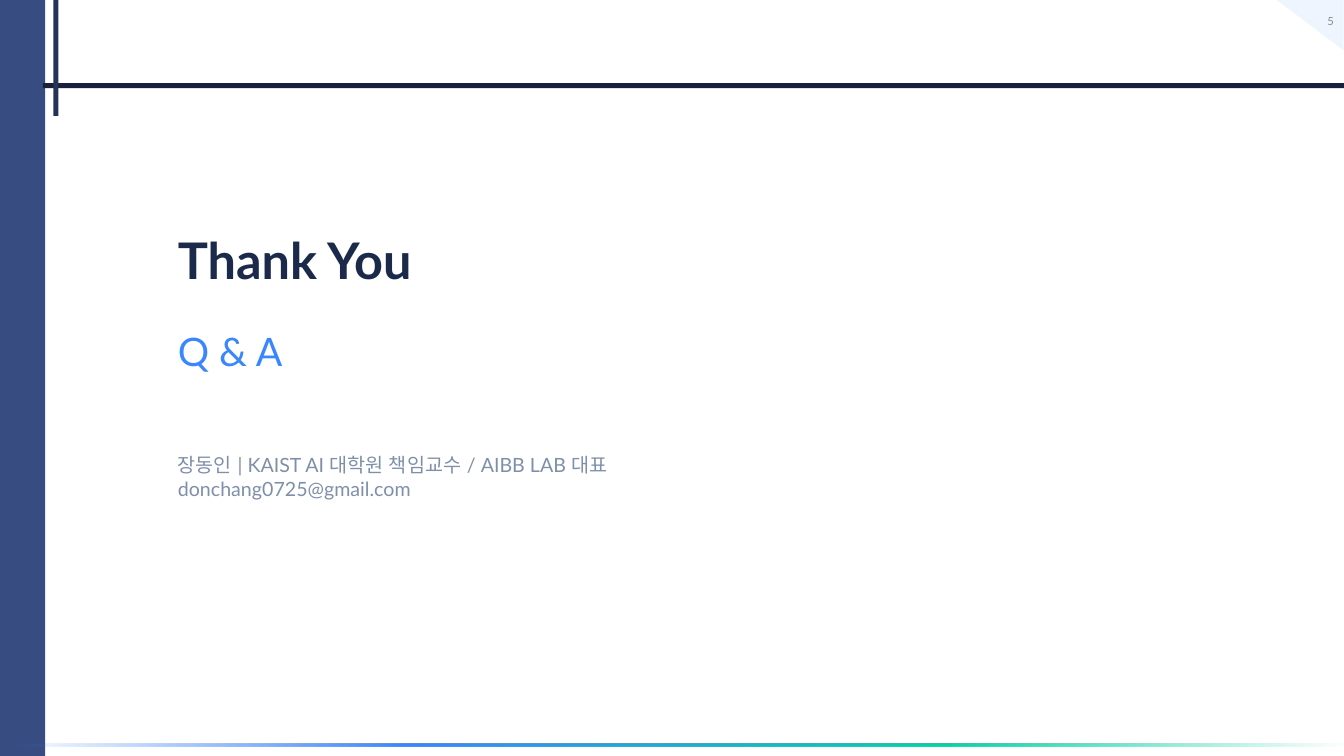
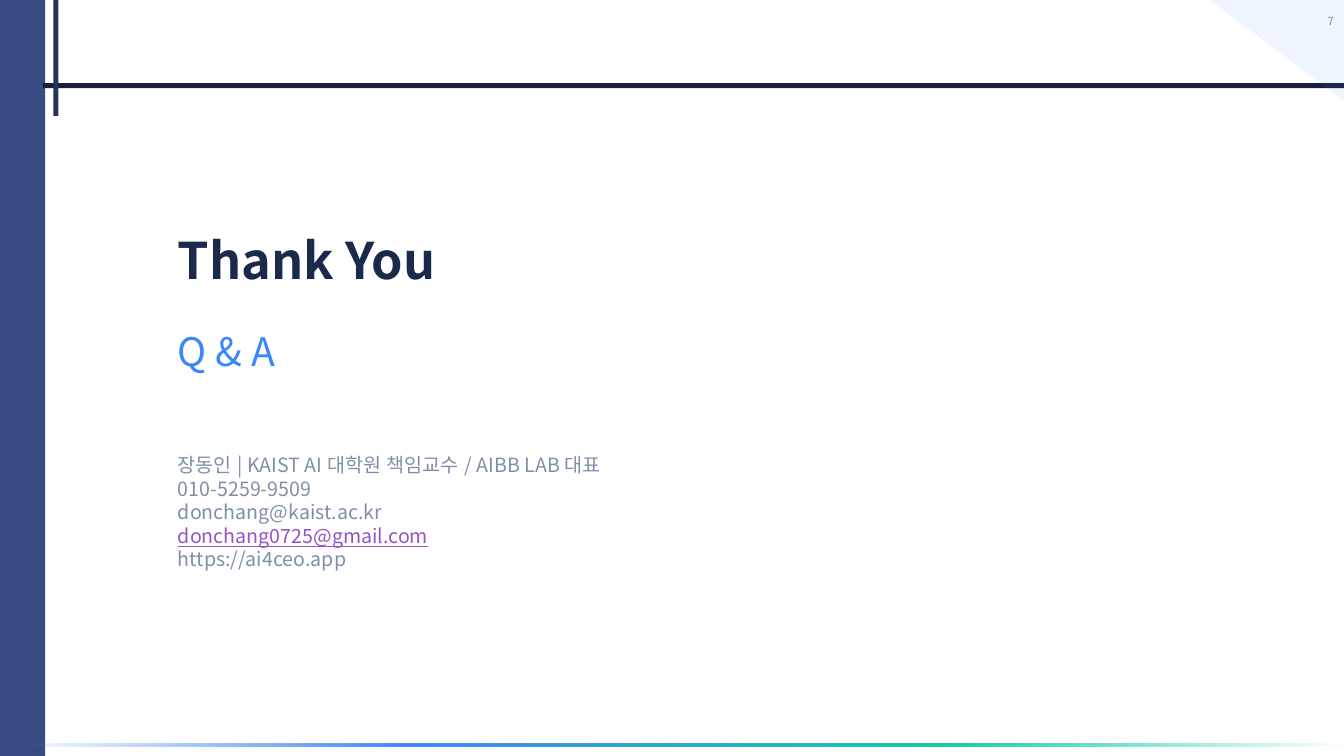
Before and after one commit to donchang07/skills, a slide deck: slide 7 of chang-presentation-brand/template.pptx (slide 5 before the commit). Drawn at 1344x756 pixels with LibreOffice and Linux fonts; fonts in the diff are those of the drawing. Boxes give left, top, right and bottom in pixels: in the first picture for what was removed or moved away, otherwise in the second. Text is boxed around its words. In the diff, an @@ line names an element or a change of style, - is before the commit and + after.

```diff
--- a/chang-presentation-brand/template.pptx
+++ b/chang-presentation-brand/template.pptx
@@ right triangle: place and size @@
-right triangle at <box>1276,0,1344,50</box>
+right triangle at <box>1210,0,1344,101</box>
@@ page number at <box>1328,17,1334,25</box>: text changed; font Lato to Noto Sans CJK KR @@
-5
+7
@@ text "Thank You" at <box>178,238,436,280</box>: font Lato to Noto Sans CJK KR @@
@@ text "Q & A" at <box>178,336,275,373</box>: font Lato to Noto Sans CJK KR @@
@@ text at <box>178,456,601,571</box>: text changed; font Lato to Noto Sans CJK KR @@
-장동인 | KAIST AI 대학원 책임교수 / AIBB LAB 대표
-donchang0725@gmail.com
+장동인 | KAIST AI 대학원 책임교수 / AIBB LAB 대표
+010-5259-9509
+donchang@kaist.ac.kr
+donchang0725@gmail.com
+https://ai4ceo.app
```
Also in this commit, not shown: 2 other slides changed, 4 slides added, 2 slides removed, 2 other files.
